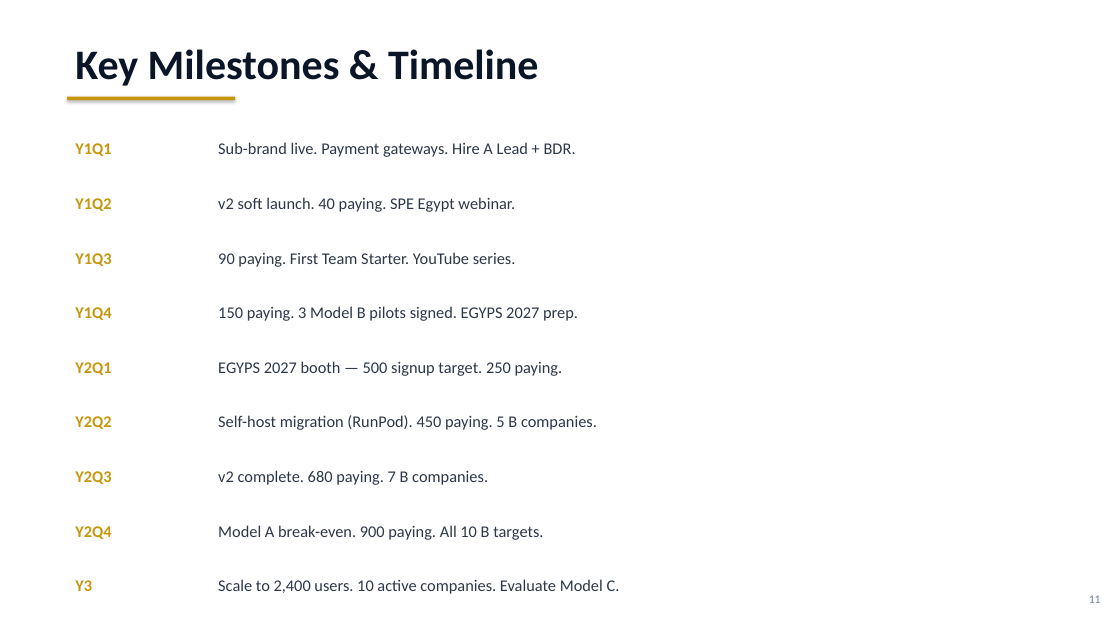
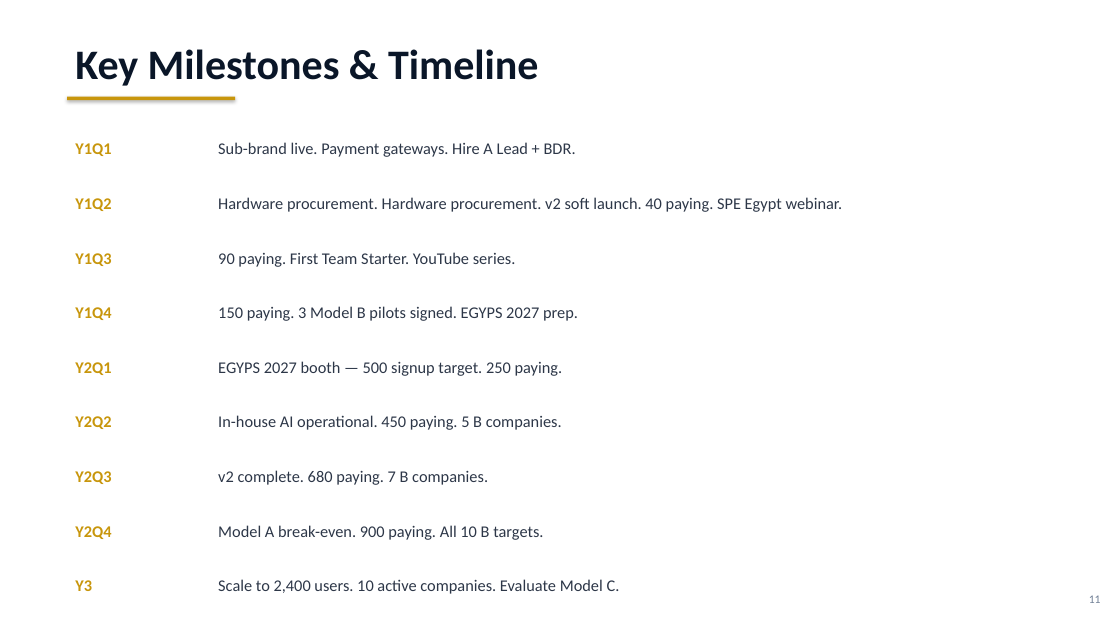
Before and after one commit to Amsamms/ese-business-model, a slide deck: slide 11 of ESE_Business_Model_v2.pptx. Drawn at 1120x630 pixels with LibreOffice and Linux fonts; fonts in the diff are those of the drawing. Boxes give left, top, right and bottom in pixels: in the first picture for what was removed or moved away, otherwise in the second. Text is boxed around its words. In the diff, an @@ line names an element or a change of style, - is before the commit and + after.

```diff
--- a/ESE_Business_Model_v2.pptx
+++ b/ESE_Business_Model_v2.pptx
@@ text at <box>218,197,843,212</box>: text changed @@
-v2 soft launch. 40 paying. SPE Egypt webinar.
+Hardware procurement. Hardware procurement. v2 soft launch. 40 paying. SPE Egypt webinar.
@@ text at <box>218,415,562,430</box>: text changed @@
-Self-host migration (RunPod). 450 paying. 5 B companies.
+In-house AI operational. 450 paying. 5 B companies.
```
Also in this commit, not shown: 7 other slides changed.
